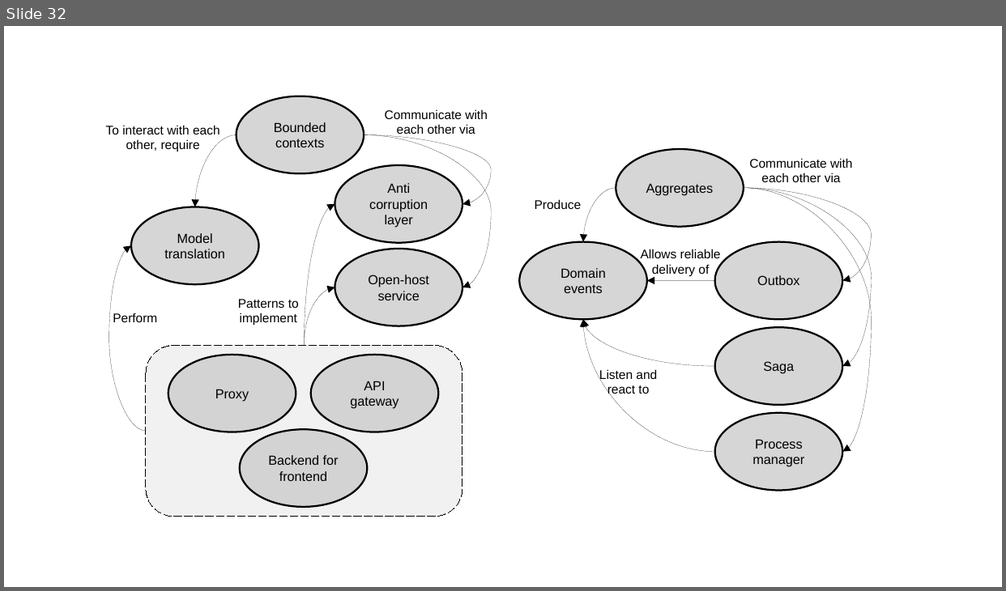
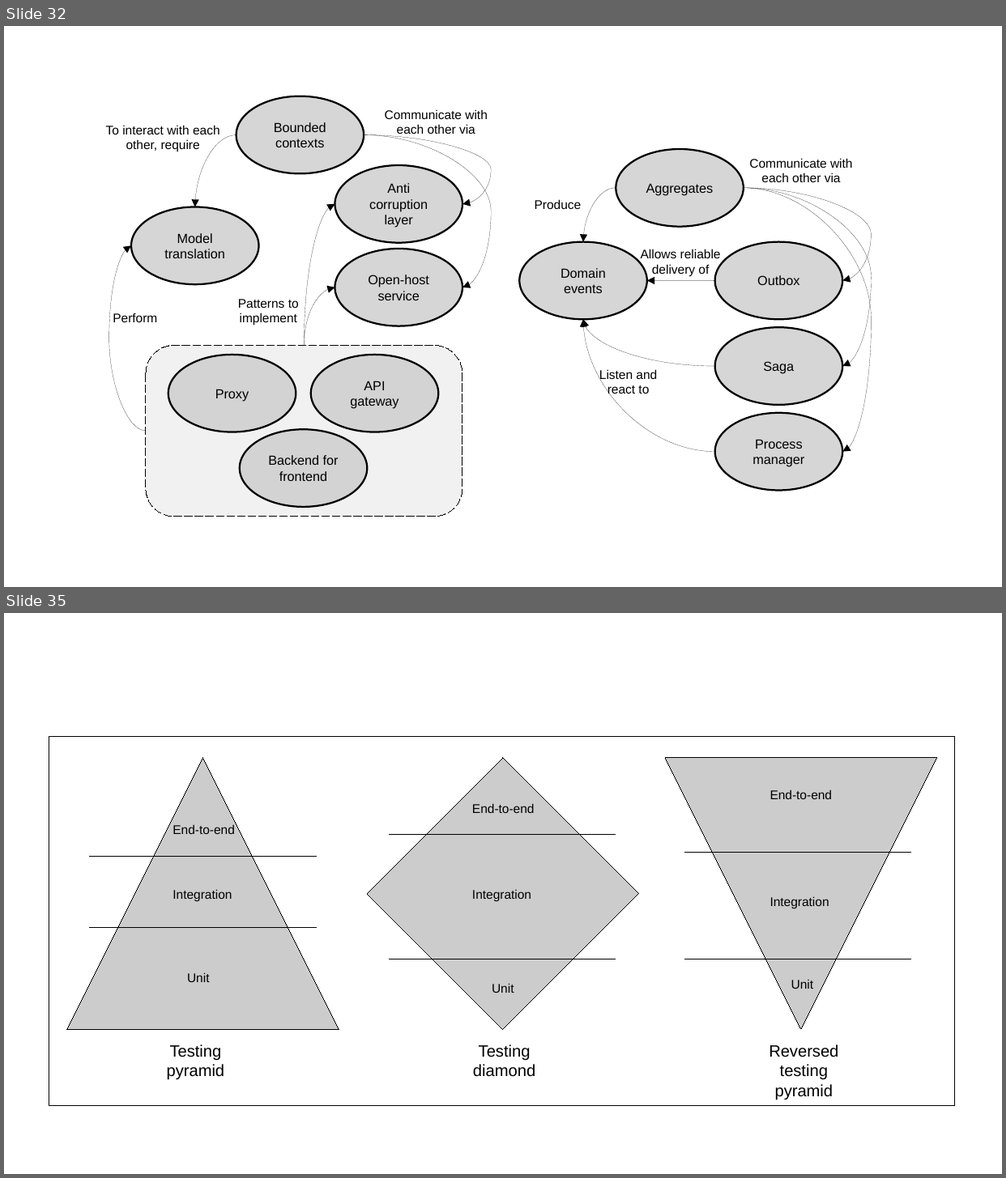
Before and after one commit to megakevin/end-point-blog, a slide deck: 2025/09/high-level-system-analysis-and-design-ddd-part-1/diagrams.odp. Shown one above the other, each under a label of ours: slide 32 before the commit, slides 32 and 35 after it; the slides between them are not shown. The pictures are 1006x591 and 1006x1178 pixels, drawn with LibreOffice and Linux fonts; fonts in the diff are those of the drawing. Boxes give left, top, right and bottom in pixels: in the first picture for what was removed or moved away, otherwise in the second. Text is boxed around its words. In the diff, an @@ line names an element or a change of style, - is before the commit and + after.

```diff
--- a/2025/09/high-level-system-analysis-and-design-ddd-part-1/diagrams.odp
+++ b/2025/09/high-level-system-analysis-and-design-ddd-part-1/diagrams.odp
@@ slide 35 added at [4,613,1002,1174], background #FFFFFF @@
@@ rectangle added at [49,737,955,1106], fill #FFFFFF, outline #000000 0 pt @@
@@ triangle added at [67,758,339,1029], fill #CCCCCC, outline #000000 0 pt @@
@@ diamond added at [367,758,639,1029], fill #CCCCCC, outline #000000 0 pt @@
@@ triangle added at [665,758,937,1029], fill #CCCCCC, outline #000000 0 pt @@
@@ text added at [472,803,535,813], 10 pt, text #000000 @@
+End-to-end
@@ text added at [770,790,833,799], 10 pt, text #000000 @@
+End-to-end
@@ text added at [172,824,235,834], 10 pt, text #000000 @@
+End-to-end
@@ line added from (389, 835) to (616, 835), #000000 0 pt @@
@@ line added from (685, 853) to (911, 853), #000000 0 pt @@
@@ line added from (90, 857) to (317, 857), #000000 0 pt @@
@@ text added at [172,889,232,901], 10 pt, text #000000 @@
+Integration
@@ text added at [472,890,531,901], 10 pt, text #000000 @@
+Integration
@@ text added at [770,897,829,909], 10 pt, text #000000 @@
+Integration
@@ line added from (90, 927) to (317, 927), #000000 0 pt @@
@@ text added at [187,973,210,982], 10 pt, text #000000 @@
+Unit
@@ line added from (389, 960) to (616, 960), #000000 0 pt @@
@@ line added from (685, 960) to (911, 960), #000000 0 pt @@
@@ text added at [492,983,514,993], 10 pt, text #000000 @@
+Unit
@@ text added at [791,980,814,989], 10 pt, text #000000 @@
+Unit
@@ text added at [167,1045,225,1080], 13 pt, text #000000 @@
+Testing
+pyramid
@@ text added at [473,1045,535,1077], 13 pt, text #000000 @@
+Testing
+diamond
@@ text added at [769,1045,838,1101], 13 pt, text #000000 @@
+Reversed
+testing
+pyramid
```
Also in this commit, not shown: 3 other slides added, 5 other files.
